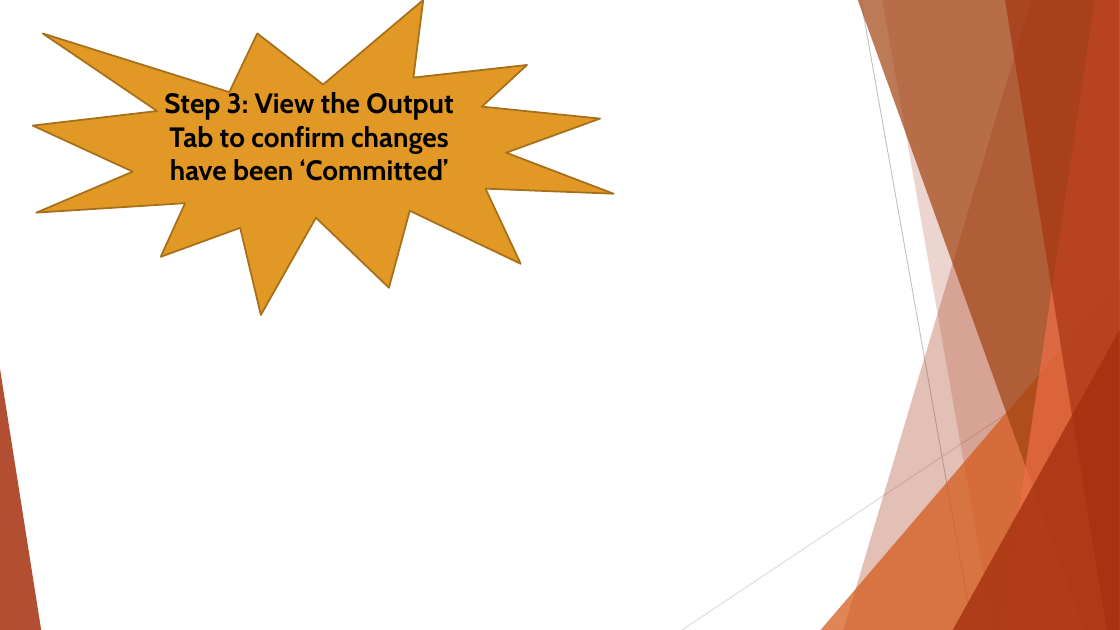
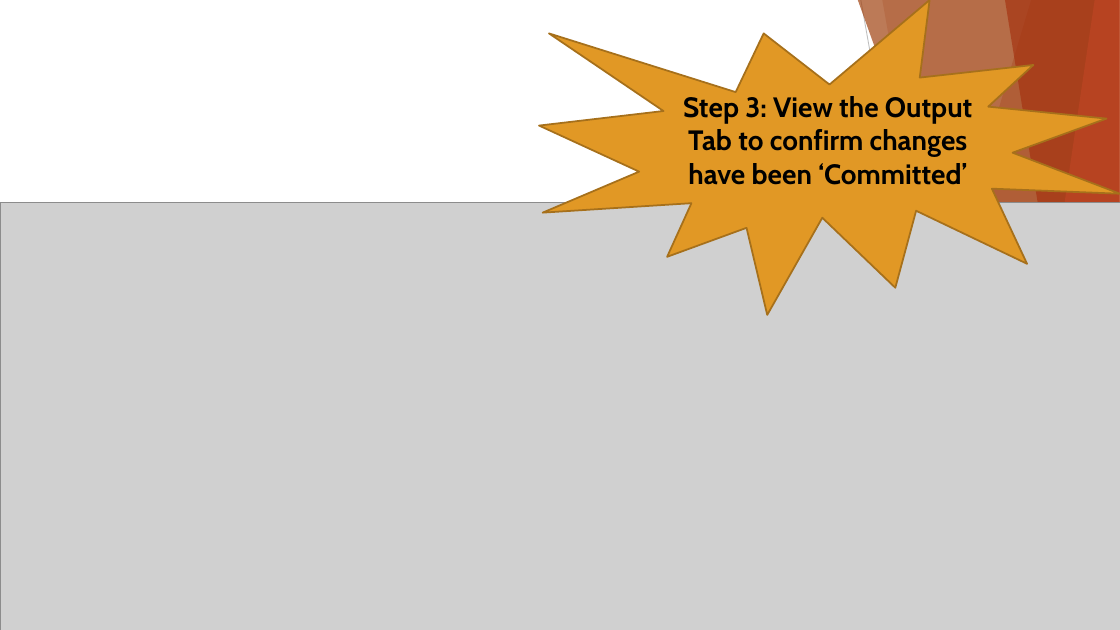
Before and after one commit to ICI3D/Sandbox, a slide deck: slide 12 of IntroToGitHub&SmartGit-v4.1.pptx (slide 13 before the commit). Drawn at 1120x630 pixels with LibreOffice and Linux fonts; fonts in the diff are those of the drawing; grey boxes stand for pictures; background and template pictures are left out. Boxes give left, top, right and bottom in pixels: in the first picture for what was removed or moved away, otherwise in the second. Text is boxed around its words. In the diff, an @@ line names an element or a change of style, - is before the commit and + after.

```diff
--- a/IntroToGitHub&SmartGit-v4.1.pptx
+++ b/IntroToGitHub&SmartGit-v4.1.pptx
@@ irregular seal: place and size @@
-irregular seal at [33,0,614,315]
+irregular seal at [539,0,1120,315]
@@ text "Step 3: View the Output ...": place and size @@
-text "Step 3: View the Output ..." at [164,90,453,181]
+text "Step 3: View the Output ..." at [683,96,972,185]
@@ picture added at [0,202,1120,630] @@
```
Also in this commit, not shown: 10 other slides changed, 4 slides added, 1 other file.
